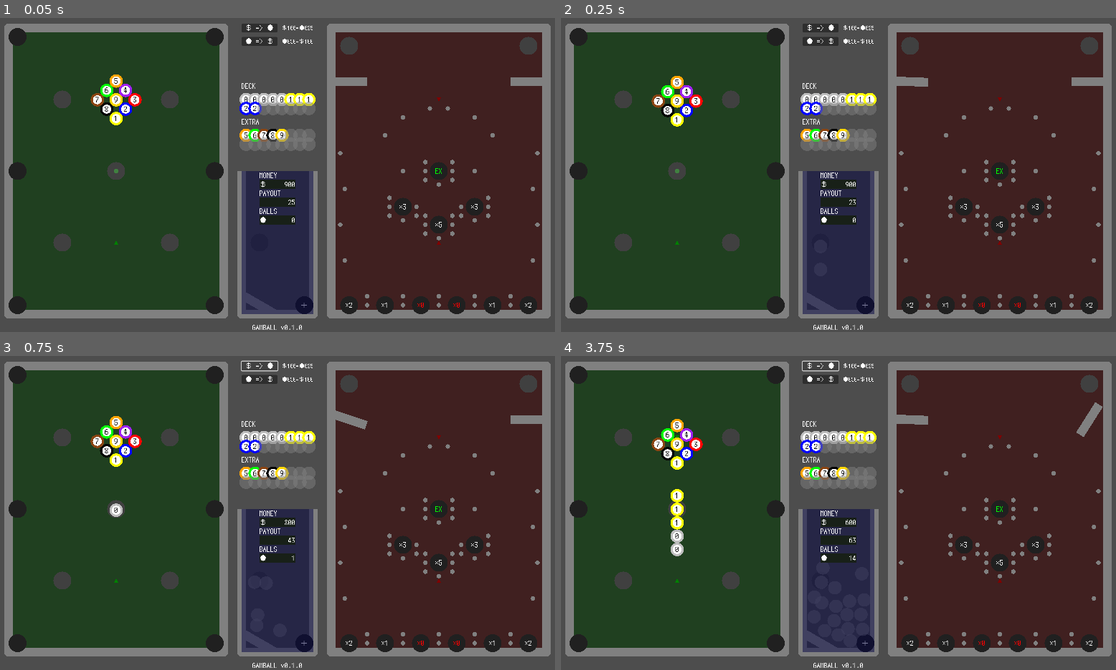
Above: before the commit, frames 1-4 (two rows, left to right).
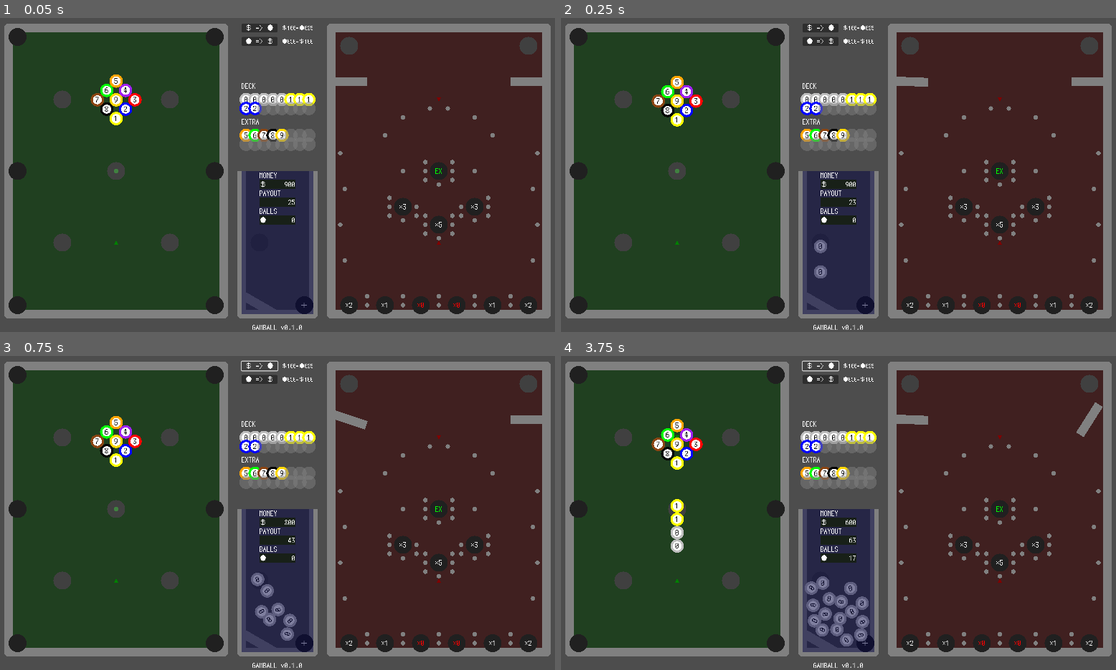
Above: after the commit, the same moments.

Repository: kamikoloss/gamball
Game: Godot game, scene res://scenes/main.tscn
The game is run twice, just before and just after one commit, with the same random seed, the same clock (stepped at 60 frames per second) and the same inputs.
Inputs:
- Up to frame 1 (0.05 s): no input
- Up to frame 2 (0.25 s): no input
- Up to frame 3 (0.75 s): click "＄ => ●" at 0.5 s
- Up to frame 4 (3.75 s): click "● => ＄" at 1.25 s; click "＄ => ●" at 2 s; click "● => ＄" at 2.75 s; click "＄ => ●" at 3.5 s

Frame 1 is identical in both runs. In frame 2, 0.2% of the frame differs, in the area x 45-48%, y 70-83%; in frame 3, 0.6%; in frame 4, 1.6%, in the area x 19-56%, y 42-93%.

Commit message:
微修正

Diff:
--- a/scenes/ball.tscn
+++ b/scenes/ball.tscn
@@ -71,7 +71,7 @@
 shape = SubResource("CircleShape2D_rn34c")
 
 [node name="Area2D" type="Area2D" parent="."]
-scale = Vector2(0.5, 0.5)
+scale = Vector2(0.25, 0.25)
 
 [node name="CollisionShape2D" type="CollisionShape2D" parent="Area2D"]
 shape = SubResource("CircleShape2D_awq4m")
--- a/scenes/main.tscn
+++ b/scenes/main.tscn
@@ -16,7 +16,7 @@
 
 [sub_resource type="RectangleShape2D" id="RectangleShape2D_fi0lo"]
 
-[node name="Main" type="Node" node_paths=PackedStringArray(" …(138 unchanged characters)… _balls_label", "_payout_label", "_balls_deck", "_balls_extra", "_arrow_center_position", "_arrow", "_arrow_square")]
+[node name="Main" type="Node" node_paths=PackedStringArray(" …(138 unchanged characters)… _balls_label", "_payout_label", "_balls_slot_deck", "_balls_slot_extra", "_arrow_center_position", "_arrow", "_arrow_square")]
 script = ExtResource("1_h2e4g")
 _ball_scene = ExtResource("4_ldgjm")
 _billiards = NodePath("Billiards")
@@ -30,8 +30,8 @@
 _money_label = NodePath("UI/Score/Money/Money")
 _balls_label = NodePath("UI/Score/Control/Balls")
 _payout_label = NodePath("UI/Score/Payout/Payout")
-_balls_deck = NodePath("UI/BallsDeck")
-_balls_extra = NodePath("UI/BallsExtra")
+_balls_slot_deck = NodePath("UI/BallsSlotDeck")
+_balls_slot_extra = NodePath("UI/BallsSlotExtra")
 _arrow_center_position = NodePath("Billiards/Points/Center")
 _arrow = NodePath("UI/Arrow")
 _arrow_square = NodePath("UI/Arrow/Square")
@@ -994,7 +994,9 @@
 [node name="Board" type="Area2D" parent="Stack"]
 position = Vector2(640, 520)
 scale = Vector2(8, 16)
-gravity = 0.0
+gravity_space_override = 3
+gravity_point_center = Vector2(0, 2)
+gravity_direction = Vector2(0, 2)
 linear_damp = 1.0
 
 [node name="TextureRect" type="TextureRect" parent="Stack/Board"]
@@ -1490,14 +1492,14 @@
 horizontal_alignment = 2
 vertical_alignment = 1
 
-[node name="BallsDeck" type="Control" parent="UI"]
+[node name="BallsSlotDeck" type="Control" parent="UI"]
 anchors_preset = 0
 offset_left = 560.0
 offset_top = 160.0
 offset_right = 560.0
 offset_bottom = 160.0
 
-[node name="Label" type="Label" parent="UI/BallsDeck"]
+[node name="Label" type="Label" parent="UI/BallsSlotDeck"]
 layout_mode = 0
 offset_right = 320.0
 offset_bottom = 80.0
@@ -1507,71 +1509,71 @@
 text = "DECK"
 vertical_alignment = 1
 
-[node name="Ball" parent="UI/BallsDeck" instance=ExtResource("4_ldgjm")]
+[node name="Ball" parent="UI/BallsSlotDeck" instance=ExtResource("4_ldgjm")]
 position = Vector2(10, 40)
 freeze = true
 
-[node name="Ball2" parent="UI/BallsDeck" instance=ExtResource("4_ldgjm")]
+[node name="Ball2" parent="UI/BallsSlotDeck" instance=ExtResource("4_ldgjm")]
 position = Vector2(30, 40)
 freeze = true
 
-[node name="Ball3" parent="UI/BallsDeck" instance=ExtResource("4_ldgjm")]
+[node name="Ball3" parent="UI/BallsSlotDeck" instance=ExtResource("4_ldgjm")]
 position = Vector2(50, 40)
 freeze = true
 
-[node name="Ball4" parent="UI/BallsDeck" instance=ExtResource("4_ldgjm")]
+[node name="Ball4" parent="UI/BallsSlotDeck" instance=ExtResource("4_ldgjm")]
 position = Vector2(70, 40)
 freeze = true
 
-[node name="Ball5" parent="UI/BallsDeck" instance=ExtResource("4_ldgjm")]
+[node name="Ball5" parent="UI/BallsSlotDeck" instance=ExtResource("4_ldgjm")]
 position = Vector2(90, 40)
 freeze = true
 
-[node name="Ball6" parent="UI/BallsDeck" instance=ExtResource("4_ldgjm")]
+[node name="Ball6" parent="UI/BallsSlotDeck" instance=ExtResource("4_ldgjm")]
 position = Vector2(110, 40)
 freeze = true
 
-[node name="Ball7" parent="UI/BallsDeck" instance=ExtResource("4_ldgjm")]
+[node name="Ball7" parent="UI/BallsSlotDeck" instance=ExtResource("4_ldgjm")]
 position = Vector2(130, 40)
 freeze = true
 
-[node name="Ball8" parent="UI/BallsDeck" instance=ExtResource("4_ldgjm")]
+[node name="Ball8" parent="UI/BallsSlotDeck" instance=ExtResource("4_ldgjm")]
 position = Vector2(150, 40)
 freeze = true
 
-[node name="Ball9" parent="UI/BallsDeck" instance=ExtResource("4_ldgjm")]
+[node name="Ball9" parent="UI/BallsSlotDeck" instance=ExtResource("4_ldgjm")]
 position = Vector2(10, 60)
 freeze = true
 
-[node name="Ball10" parent="UI/BallsDeck" instance=ExtResource("4_ldgjm")]
+[node name="Ball10" parent="UI/BallsSlotDeck" instance=ExtResource("4_ldgjm")]
 position = Vector2(30, 60)
 freeze = true
 
-[node name="Ball11" parent="UI/BallsDeck" instance=ExtResource("4_ldgjm")]
+[node name="Ball11" parent="UI/BallsSlotDeck" instance=ExtResource("4_ldgjm")]
 position = Vector2(50, 60)
 freeze = true
 
-[node name="Ball12" parent="UI/BallsDeck" instance=ExtResource("4_ldgjm")]
+[node name="Ball12" parent="UI/BallsSlotDeck" instance=ExtResource("4_ldgjm")]
 position = Vector2(70, 60)
 freeze = true
 
-[node name="Ball13" parent="UI/BallsDeck" instance=ExtResource("4_ldgjm")]
+[node name="Ball13" parent="UI/BallsSlotDeck" instance=ExtResource("4_ldgjm")]
 position = Vector2(90, 60)
 freeze = true
 
-[node name="Ball14" parent="UI/BallsDeck" instance=ExtResource("4_ldgjm")]
+[node name="Ball14" parent="UI/BallsSlotDeck" instance=ExtResource("4_ldgjm")]
 position = Vector2(110, 60)
 freeze = true
 
-[node name="Ball15" parent="UI/BallsDeck" instance=ExtResource("4_ldgjm")]
+[node name="Ball15" parent="UI/BallsSlotDeck" instance=ExtResource("4_ldgjm")]
 position = Vector2(130, 60)
 freeze = true
 
-[node name="Ball16" parent="UI/BallsDeck" instance=ExtResource("4_ldgjm")]
+[node name="Ball16" parent="UI/BallsSlotDeck" instance=ExtResource("4_ldgjm")]
 position = Vector2(150, 60)
 freeze = true
 
-[node name="BallsExtra" type="Control" parent="UI"]
+[node name="BallsSlotExtra" type="Control" parent="UI"]
 layout_mode = 3
 anchors_preset = 0
 offset_left = 560.0
@@ -1579,7 +1581,7 @@
 offset_right = 560.0
 offset_bottom = 240.0
 
-[node name="Label" type="Label" parent="UI/BallsExtra"]
+[node name="Label" type="Label" parent="UI/BallsSlotExtra"]
 layout_mode = 0
 offset_right = 320.0
 offset_bottom = 80.0
@@ -1589,67 +1591,67 @@
 text = "EXTRA"
 vertical_alignment = 1
 
-[node name="Ball" parent="UI/BallsExtra" instance=ExtResource("4_ldgjm")]
+[node name="Ball" parent="UI/BallsSlotExtra" instance=ExtResource("4_ldgjm")]
 position = Vector2(10, 40)
 freeze = true
 
-[node name="Ball2" parent="UI/BallsExtra" instance=ExtResource("4_ldgjm")]
+[node name="Ball2" parent="UI/BallsSlotExtra" instance=ExtResource("4_ldgjm")]
 position = Vector2(30, 40)
 freeze = true
 
-[node name="Ball3" parent="UI/BallsExtra" instance=ExtResource("4_ldgjm")]
+[node name="Ball3" parent="UI/BallsSlotExtra" instance=ExtResource("4_ldgjm")]
 position = Vector2(50, 40)
 freeze = true
 
-[node name="Ball4" parent="UI/BallsExtra" instance=ExtResource("4_ldgjm")]
+[node name="Ball4" parent="UI/BallsSlotExtra" instance=ExtResource("4_ldgjm")]
 position = Vector2(70, 40)
 freeze = true
 
-[node name="Ball5" parent="UI/BallsExtra" instance=ExtResource("4_ldgjm")]
+[node name="Ball5" parent="UI/BallsSlotExtra" instance=ExtResource("4_ldgjm")]
 position = Vector2(90, 40)
 freeze = true
 
-[node name="Ball6" parent="UI/BallsExtra" instance=ExtResource("4_ldgjm")]
+[node name="Ball6" parent="UI/BallsSlotExtra" instance=ExtResource("4_ldgjm")]
 position = Vector2(110, 40)
 freeze = true
 
-[node name="Ball7" parent="UI/BallsExtra" instance=ExtResource("4_ldgjm")]
+[node name="Ball7" parent="UI/BallsSlotExtra" instance=ExtResource("4_ldgjm")]
 position = Vector2(130, 40)
 freeze = true
 
-[node name="Ball8" parent="UI/BallsExtra" instance=ExtResource("4_ldgjm")]
+[node name="Ball8" parent="UI/BallsSlotExtra" instance=ExtResource("4_ldgjm")]
 position = Vector2(150, 40)
 freeze = true
 
-[node name="Ball9" parent="UI/BallsExtra" instance=ExtResource("4_ldgjm")]
+[node name="Ball9" parent="UI/BallsSlotExtra" instance=ExtResource("4_ldgjm")]
 position = Vector2(10, 60)
 freeze = true
 
-[node name="Ball10" parent="UI/BallsExtra" instance=ExtResource("4_ldgjm")]
+[node name="Ball10" parent="UI/BallsSlotExtra" instance=ExtResource("4_ldgjm")]
 position = Vector2(30, 60)
 freeze = true
 
-[node name="Ball11" parent="UI/BallsExtra" instance=ExtResource("4_ldgjm")]
+[node name="Ball11" parent="UI/BallsSlotExtra" instance=ExtResource("4_ldgjm")]
 position = Vector2(50, 60)
 freeze = true
 
-[node name="Ball12" parent="UI/BallsExtra" instance=ExtResource("4_ldgjm")]
+[node name="Ball12" parent="UI/BallsSlotExtra" instance=ExtResource("4_ldgjm")]
 position = Vector2(70, 60)
 freeze = true
 
-[node name="Ball13" parent="UI/BallsExtra" instance=ExtResource("4_ldgjm")]
+[node name="Ball13" parent="UI/BallsSlotExtra" instance=ExtResource("4_ldgjm")]
 position = Vector2(90, 60)
 freeze = true
 
-[node name="Ball14" parent="UI/BallsExtra" instance=ExtResource("4_ldgjm")]
+[node name="Ball14" parent="UI/BallsSlotExtra" instance=ExtResource("4_ldgjm")]
 position = Vector2(110, 60)
 freeze = true
 
-[node name="Ball15" parent="UI/BallsExtra" instance=ExtResource("4_ldgjm")]
+[node name="Ball15" parent="UI/BallsSlotExtra" instance=ExtResource("4_ldgjm")]
 position = Vector2(130, 60)
 freeze = true
 
-[node name="Ball16" parent="UI/BallsExtra" instance=ExtResource("4_ldgjm")]
+[node name="Ball16" parent="UI/BallsSlotExtra" instance=ExtResource("4_ldgjm")]
 position = Vector2(150, 60)
 freeze = true
 
--- a/scripts/main.gd
+++ b/scripts/main.gd
@@ -17,8 +17,8 @@
 @export var _money_label: Label
 @export var _balls_label: Label
 @export var _payout_label: Label
-@export var _balls_deck: Control
-@export var _balls_extra: Control
+@export var _balls_slot_deck: Control
+@export var _balls_slot_extra: Control
 # Arrow
 @export var _arrow_center_position: Node2D
 @export var _arrow: Control
@@ -61,9 +61,9 @@
 	# Arrow
 	_arrow.visible = false
 	_arrow_square.scale.y = 0
-	# Balls
-	_refresh_balls(_balls_deck, _deck_level_list)
-	_refresh_balls(_balls_extra, _extra_level_list)
+	# Balls Slot
+	_refresh_balls_slot(_balls_slot_deck, _deck_level_list)
+	_refresh_balls_slot(_balls_slot_extra, _extra_level_list)
 
 	# Label 用に初期化する
 	money = 1000
@@ -126,7 +126,7 @@
 	if money < money_unit:
 		return
 	money -= money_unit
-	_push_payout(-1, balls_unit)
+	_push_payout(0, balls_unit)
 
 
 func _on_sell_balls_button_pressed() -> void:
@@ -197,7 +197,7 @@
 	_arrow_square.scale.y = (clamped_length / _drag_length_max) * 10
 
 
-func _refresh_balls(parent_node: Node, level_list: Array[int]) -> void:
+func _refresh_balls_slot(parent_node: Node, level_list: Array[int]) -> void:
 	var index = 0
 	for node in parent_node.get_children():
 		if node is Ball: # Label もある
